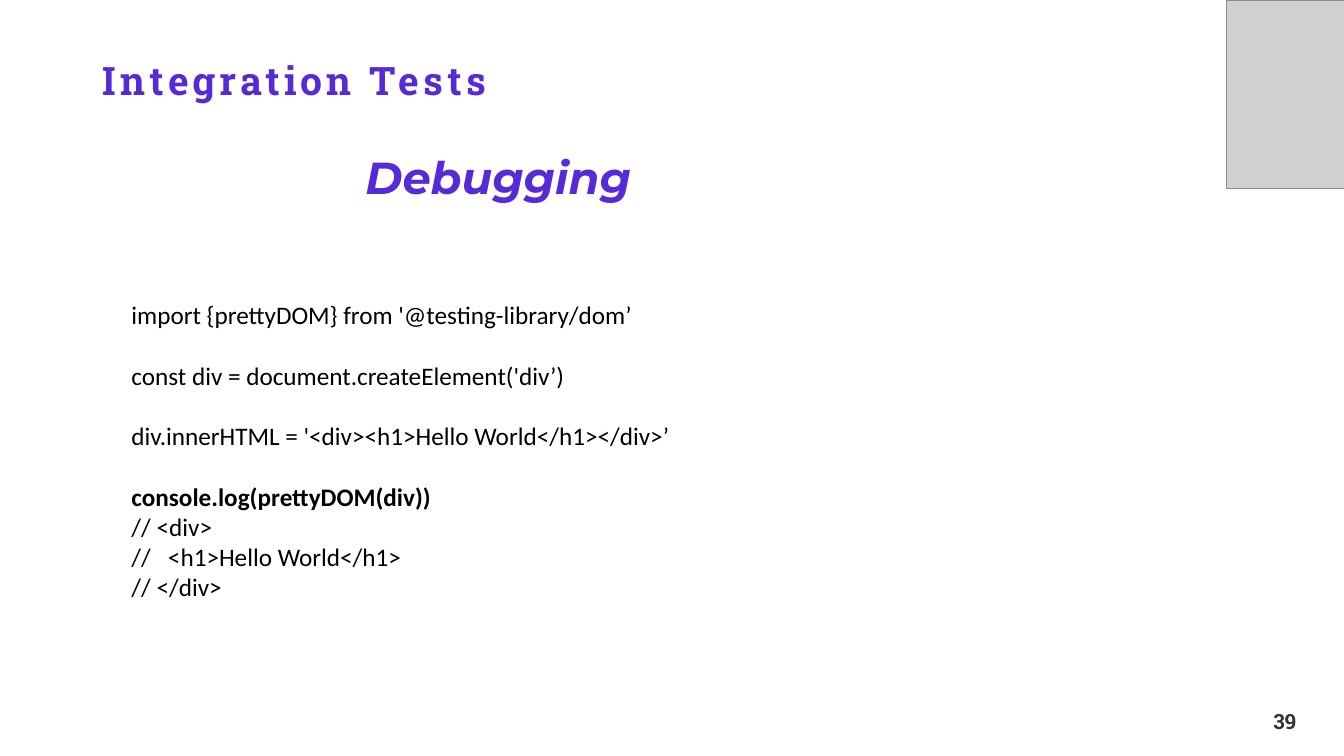
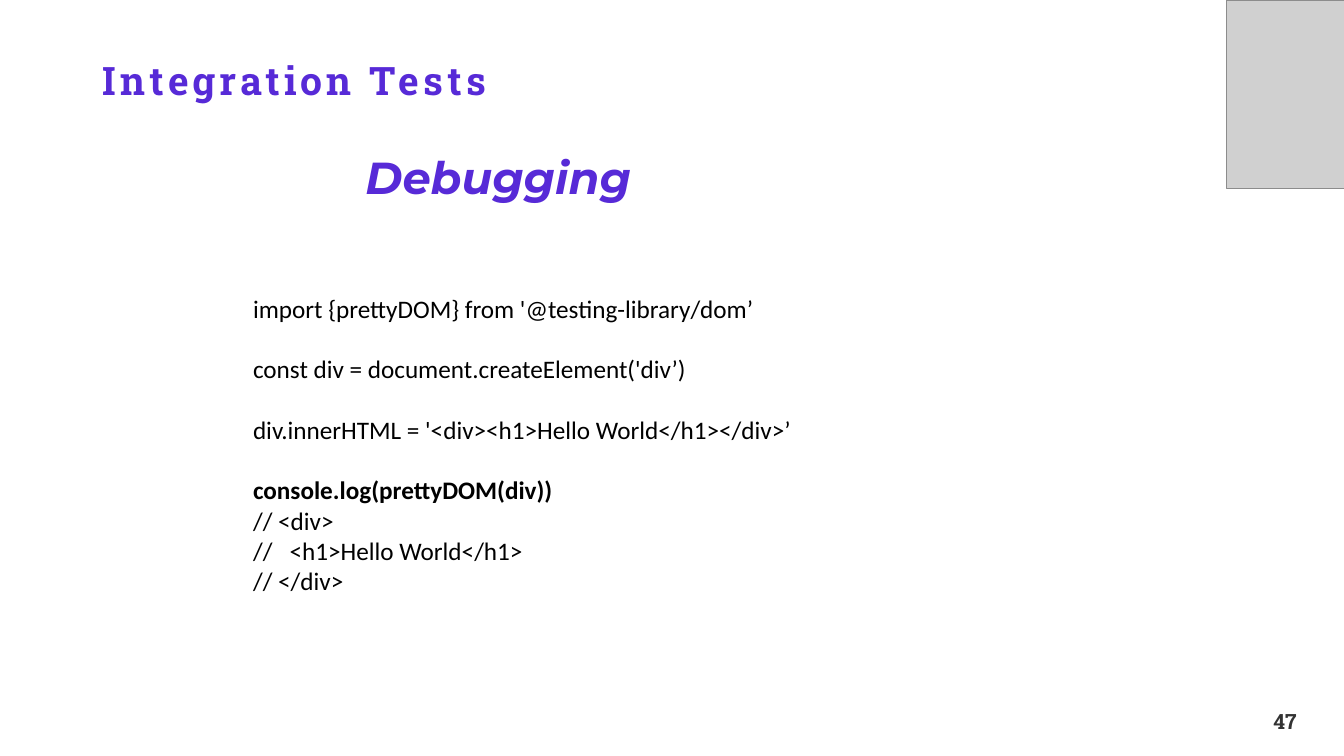
Before and after one commit to TakiRahal/test-react-19, a slide deck: slide 47 of Testing ReactJS.pptx (slide 39 before the commit). Drawn at 1344x756 pixels with LibreOffice and Linux fonts; fonts in the diff are those of the drawing; grey boxes stand for pictures; background and template pictures are left out. Boxes give left, top, right and bottom in pixels: in the first picture for what was removed or moved away, otherwise in the second. Text is boxed around its words. In the diff, an @@ line names an element or a change of style, - is before the commit and + after.

```diff
--- a/Testing ReactJS.pptx
+++ b/Testing ReactJS.pptx
@@ text "import {prettyDOM} from '@testing-library/dom’": place and size @@
-text "import {prettyDOM} from '@testing-library/dom’" at (131,305,669,597)
+text "import {prettyDOM} from '@testing-library/dom’" at (253,299,791,591)
@@ page number at (1273,714,1296,729): text changed @@
-39
+47
```
Also in this commit, not shown: 9 other slides changed, 9 slides added, 26 slides removed, 20 other files.
